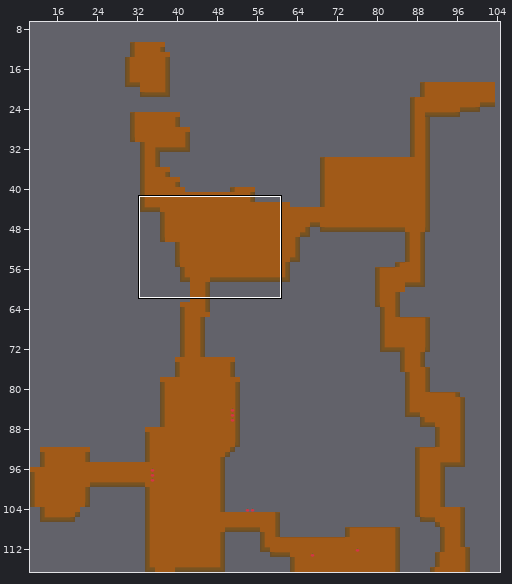
Tiled map (JSON): assets/Tiled/map_part1.json. Above, an overview of the earlier version with the close-up marked.
Close-up. Earlier state:
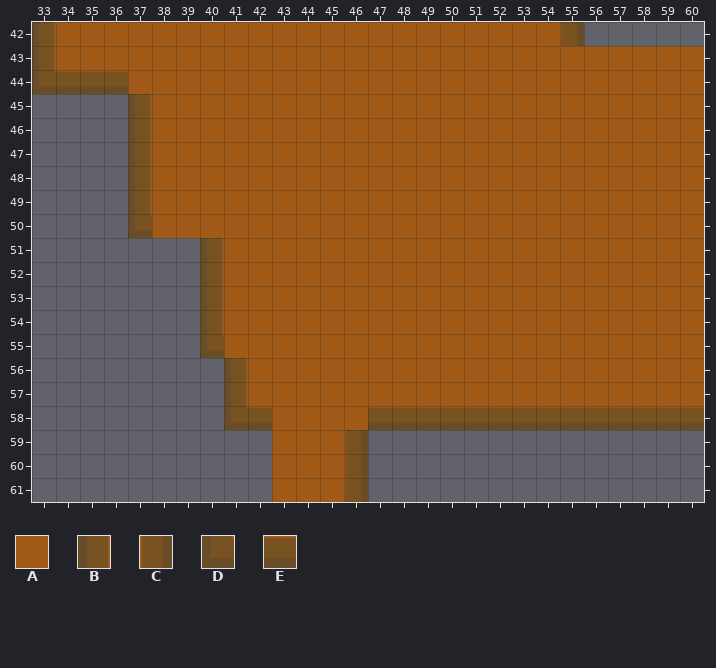
Cells are 32x32 px. Shown: x 33..60, y 42..61. The commit also changed other parts of the map, which this record leaves out. The old version is drawn lined up with the new one.
Key: from "tileset": A 324, B 401, C 403, D 437, E 438.
_ is an empty cell, # one hidden under a higher layer.
Layers that did not change in this view are not listed.
Layer "sol_layer" before, first column x 33:
42 #AAAAAAAAAAAAAAAAAAAAA#_____
43 #AAAAAAAAAAAAAAAAAAAAAAAAAAA
44 ####AAAAAAAAAAAAAAAAAAAAAAAA
45 ____#AAAAAAAAAAAAAAAAAAAAAAA
46 ____#AAAAAAAAAAAAAAAAAAAAAAA
47 ____#AAAAAAAAAAAAAAAAAAAAAAA
48 ____#AAAAAAAAAAAAAAAAAAAAAAA
49 ____#AAAAAAAAAAAAAAAAAAAAAAA
50 ____#AAAAAAAAAAAAAAAAAAAAAAA
51 _______#AAAAAAAAAAAAAAAAAAAA
52 _______#AAAAAAAAAAAAAAAAAAAA
53 _______#AAAAAAAAAAAAAAAAAAAA
54 _______#AAAAAAAAAAAAAAAAAAAA
55 _______#AAAAAAAAAAAAAAAAAAAA
56 ________#AAAAAAAAAAAAAAAAAAA
57 ________#AAAAAAAAAAAAAAAAAAA
58 ________##AAAA##############
59 __________AAA#______________
60 __________AAA#______________
61 __________AAA#______________
Layer "murs_layer" before, first column x 33:
42 B_____________________C_____
43 B___________________________
44 DEEE________________________
45 ____B_______________________
46 ____B_______________________
47 ____B_______________________
48 ____B_______________________
49 ____B_______________________
50 ____D_______________________
51 _______B____________________
52 _______B____________________
53 _______B____________________
54 _______B____________________
55 _______D____________________
56 ________B___________________
57 ________B___________________
58 ________DE____EEEEEEEEEEEEEE
59 _____________C______________
60 _____________C______________
61 _____________C______________
Once edited:
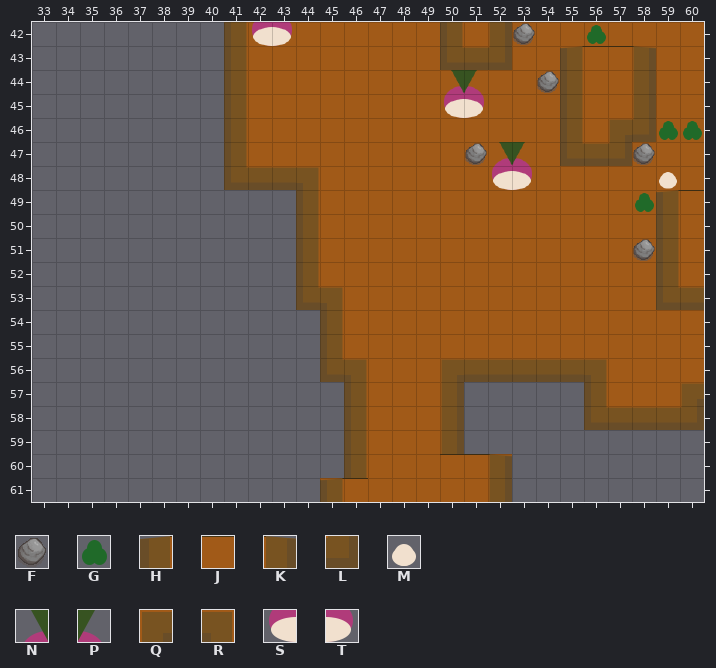
Further tiles: from "tileset": F 3, G 4, H 365, J 366, K 367, L 439, M 468, N 469, P 470, Q 473, R 474, S 505, T 506.
Tiles of an added or newly shown layer are drawn over the layers below it.
Edits made:
map size 150x150 -> 105x145 cells (old content now starts at -46,-9; both pictures use the new coordinates)
Layer "sol_layer":
y 42: x 33..40 #AAAAAAA -> ________; x 56..60 _____ -> AAAAA
y 43: x 33..40 #AAAAAAA -> ________
y 44: x 33..40 ####AAAA -> ________
y 45..48: x 37..40 #AAA -> ____
y 49..50: x 37..43 #AAAAAA -> _______
y 51..53: x 40..43 #AAA -> ____
y 54..55: x 40..44 #AAAA -> _____
y 56: x 41..44 #AAA -> ____
y 57: x 41..46 #AAAAA -> ______; x 51..56 AAAAAA -> ______; x 60 A -> _
y 58: x 41..46 ##AAAA -> ______; x 51..55 ##### -> _____
y 59: x 43..45 AAA -> ___; x 47..49 ___ -> AAA
y 60: x 43..45 AAA -> ___; x 47..49 ___ -> AAA; x 52 _ -> A
y 61: x 43..44 AA -> __; x 47..51 _____ -> AAAAA
Layer "murs_layer":
y 42: x 33 B -> _; x 41 _ -> B; x 50 _ -> B; x 52 _ -> C; x 55 C -> _
y 43: x 33 B -> _; x 41 _ -> B; x 50..52 ___ -> DEL; x 55..58 ____ -> HJJK
y 44: x 33..36 DEEE -> ____; x 41 _ -> B; x 55 _ -> B; x 58 _ -> C
y 45: x 37 B -> _; x 41 _ -> B; x 55 _ -> B; x 58 _ -> C
y 46: x 37 B -> _; x 41 _ -> B; x 55 _ -> B; x 57..58 __ -> QL
y 47: x 37 B -> _; x 41 _ -> B; x 55..57 ___ -> DEL
y 48: x 37 B -> _; x 41..44 ____ -> DEER
y 49: x 37 B -> _; x 44 _ -> B; x 59..60 __ -> HJ
y 50: x 37 D -> _; x 44 _ -> B; x 59 _ -> B
y 51..52: x 40 B -> _; x 44 _ -> B; x 59 _ -> B
y 53: x 40 B -> _; x 44..45 __ -> DR; x 59..60 __ -> DE
y 54: x 40 B -> _; x 45 _ -> B
y 55: x 40 D -> _; x 45 _ -> B
y 56: x 41 B -> _; x 45..46 __ -> DR; x 50..56 _______ -> QEEEEER
y 57: x 41 B -> _; x 46 _ -> B; x 50 _ -> C; x 56 _ -> B; x 60 _ -> Q
y 58: x 41..42 DE -> __; x 46..56 _EEEEEEEEEE -> B___C_____D; x 60 E -> L
y 59: x 46 C -> B; x 50 _ -> C
y 60: x 46 C -> B; x 50..52 ___ -> JJK
y 61: x 45..46 _C -> HJ; x 52 _ -> C
Layer "obstacle_layer" (added):
y 42: x 42..43 __ -> ST; x 53 _ -> F; x 56 _ -> G
y 44: x 50..51 __ -> NP; x 54 _ -> F
y 45: x 50..51 __ -> ST
y 46: x 59..60 __ -> GG
y 47: x 51..53 ___ -> FNP; x 58 _ -> F
y 48: x 52..53 __ -> ST; x 59 _ -> M
y 49: x 58 _ -> G
y 51: x 58 _ -> F
Changed places in both close-ups, as pixel boxes (x1, y1, x2, y2):
changed: (32, 22, 704, 502)
